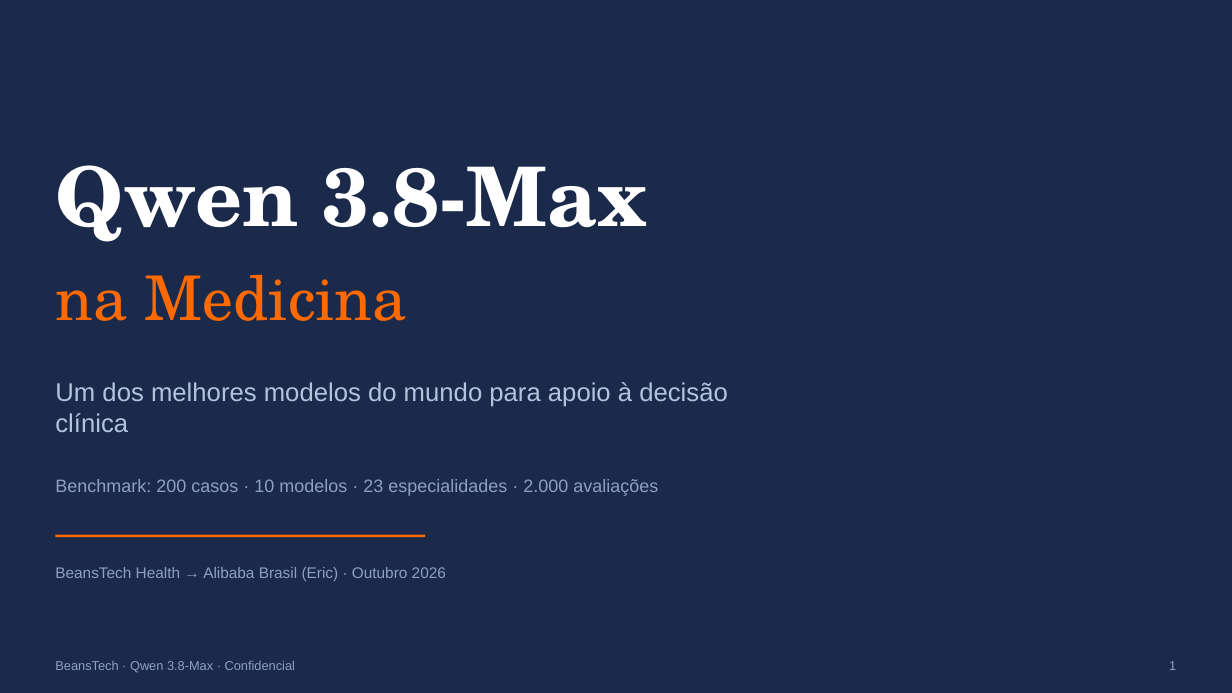
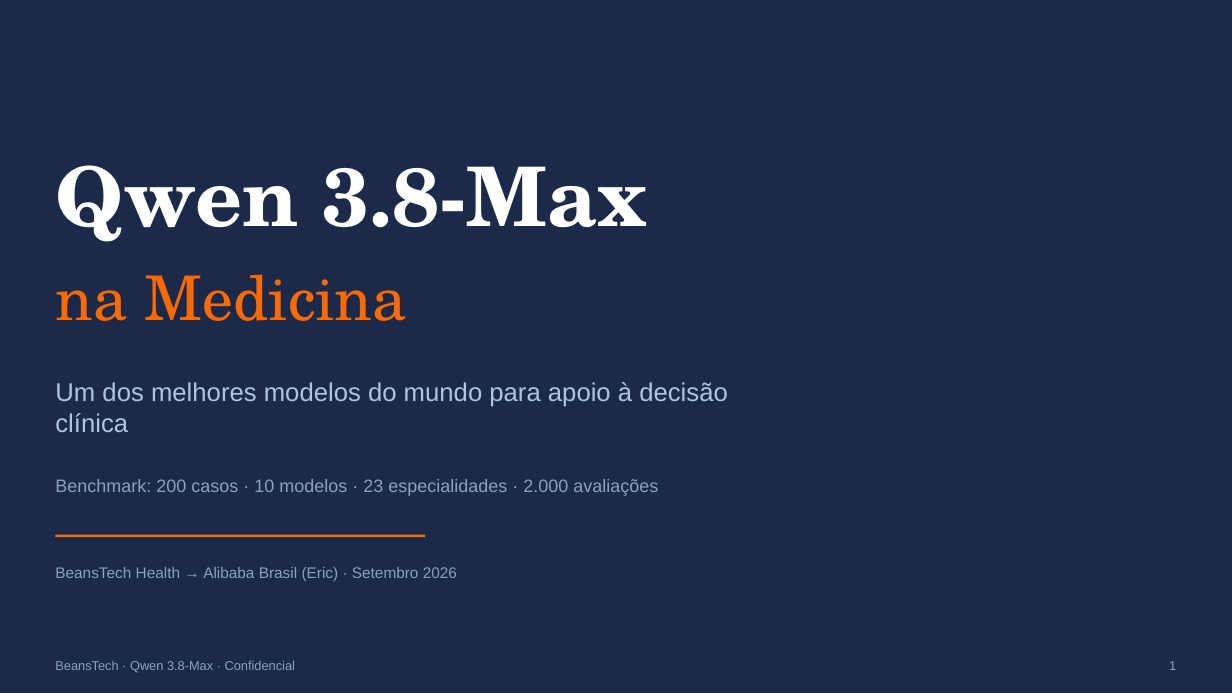
Before and after one commit to beanstechhub/healthtech-infra, a slide deck: slide 1 of apresentacoes/Qwen_Medicina_Eric_PT.pptx. Drawn at 1232x693 pixels with LibreOffice and Linux fonts; fonts in the diff are those of the drawing. Boxes give left, top, right and bottom in pixels: in the first picture for what was removed or moved away, otherwise in the second. Text is boxed around its words. In the diff, an @@ line names an element or a change of style, - is before the commit and + after.

Commit message:
Einstein S5: cards de ranking (estilo S8 aprovado); data corrigida para Setembro 2026

```diff
--- a/apresentacoes/Qwen_Medicina_Eric_PT.pptx
+++ b/apresentacoes/Qwen_Medicina_Eric_PT.pptx
@@ text at (55,567,457,581): text changed @@
-BeansTech Health → Alibaba Brasil (Eric) · Outubro 2026
+BeansTech Health → Alibaba Brasil (Eric) · Setembro 2026
```
Also in this commit, not shown: 5 other files.
